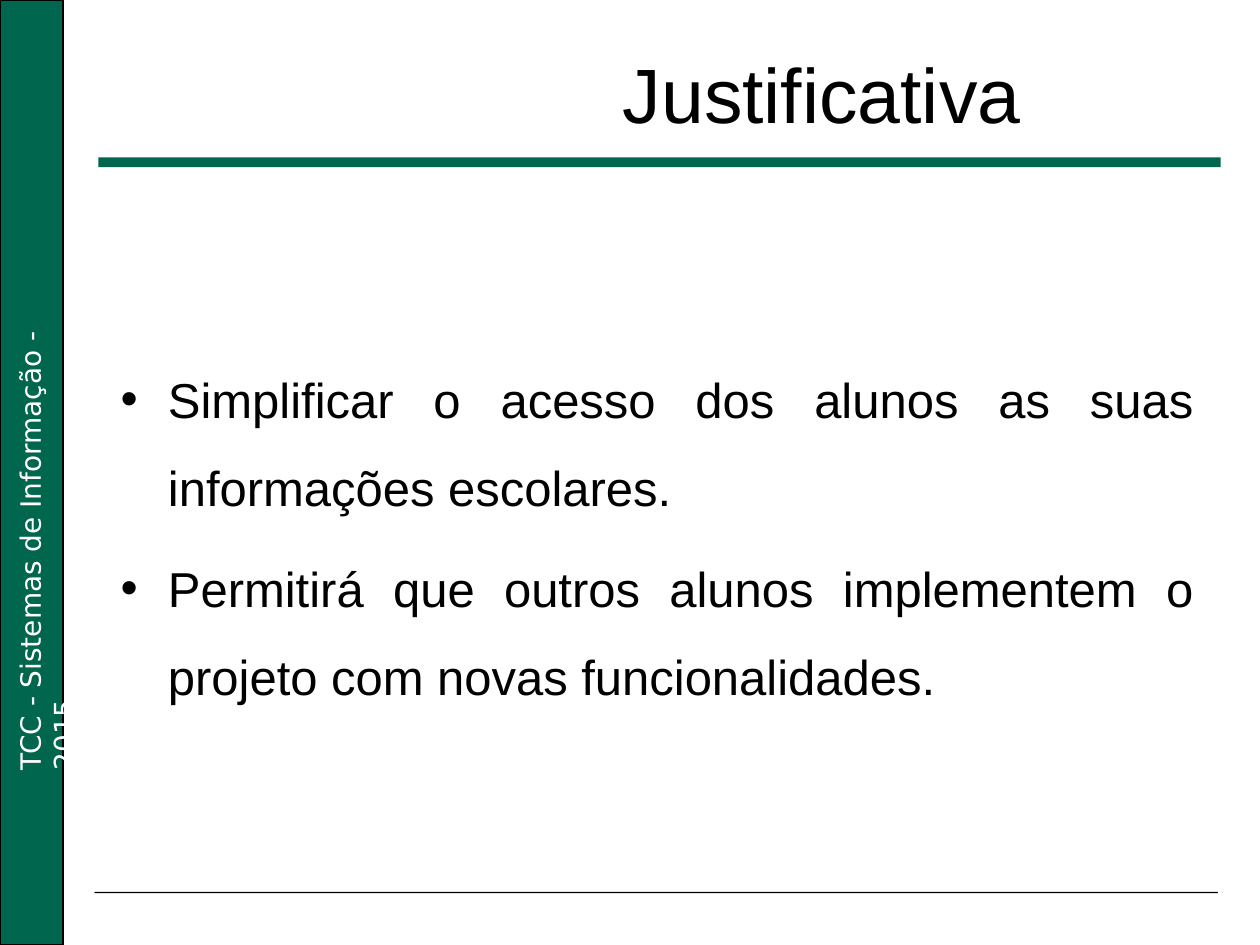
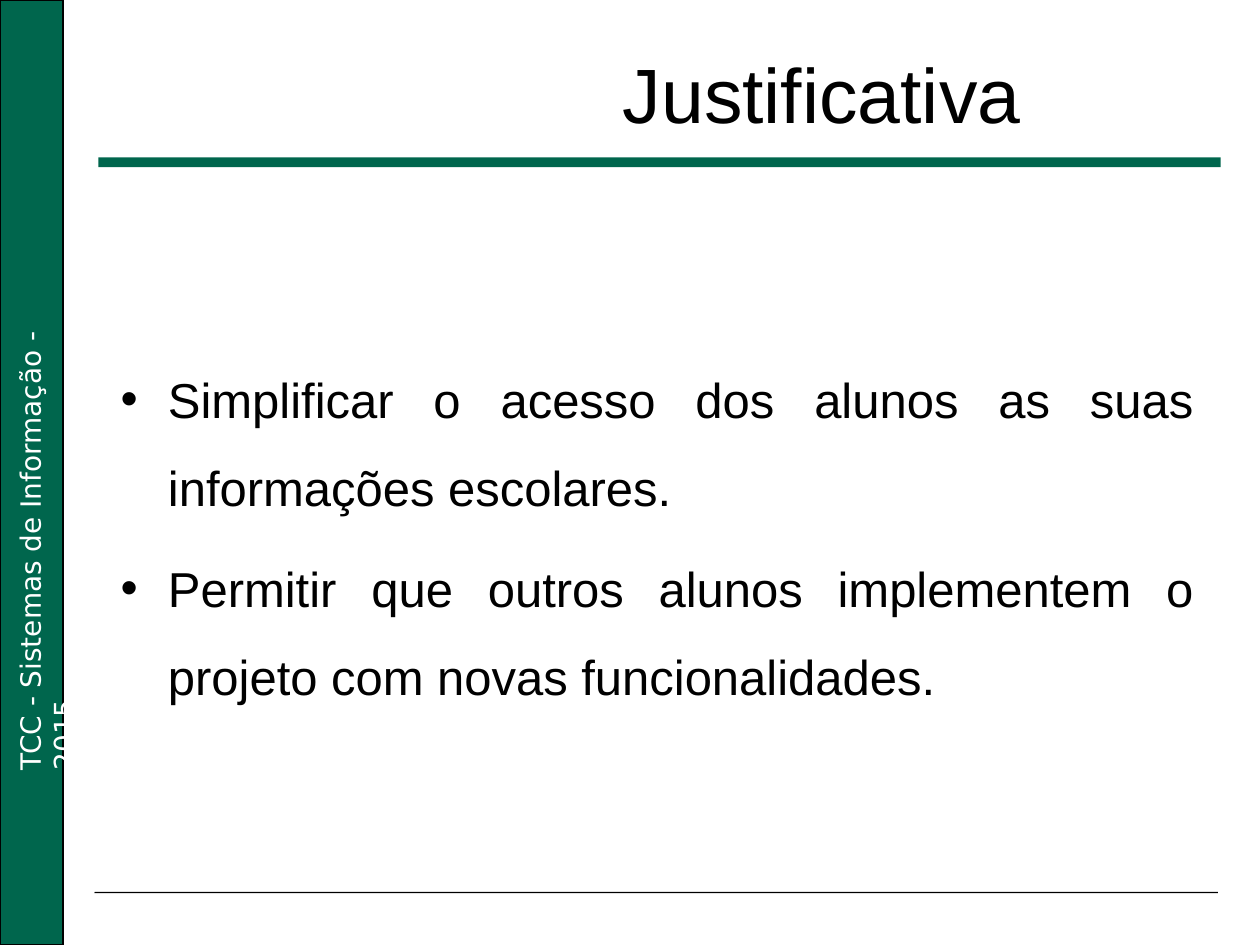
Before and after one commit to diogenesRezende/TCC, a slide deck: slide 4 of Apresentação/Qualificação Android.ppt. Drawn at 1260x945 pixels with LibreOffice and Linux fonts; fonts in the diff are those of the drawing; background and template pictures are left out. Boxes give left, top, right and bottom in pixels: in the first picture for what was removed or moved away, otherwise in the second. Text is boxed around its words. In the diff, an @@ line names an element or a change of style, - is before the commit and + after.

```diff
--- a/Apresentação/Qualificação Android.ppt
+++ b/Apresentação/Qualificação Android.ppt
@@ text in rectangle at (x1=168, y1=571, x2=1193, y2=705): text changed @@
-• Permitirá que outros alunos implementem o projeto com novas funcionalidades.
+• Permitir que outros alunos implementem o projeto com novas funcionalidades.
```
Also in this commit, not shown: 1 other slide changed.
